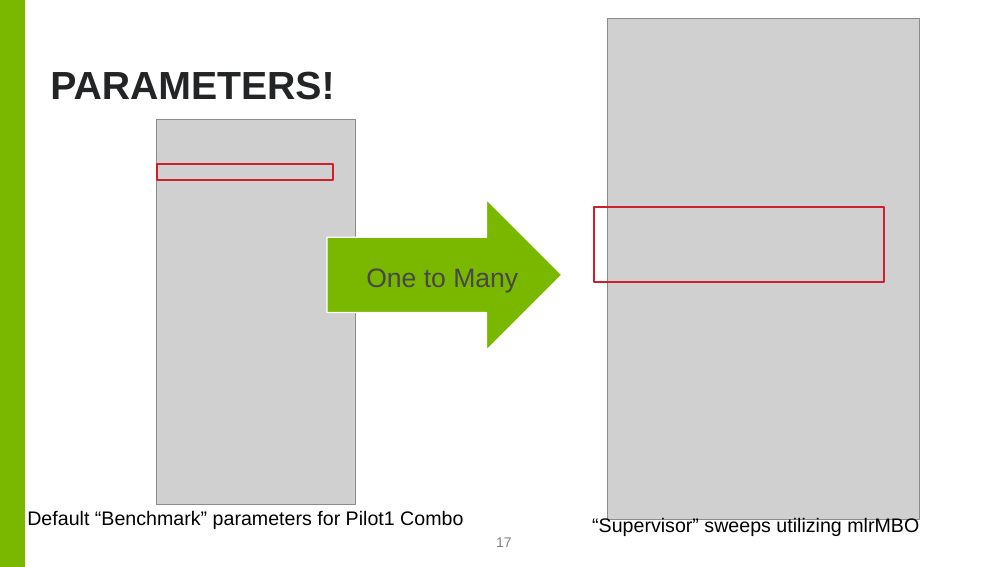
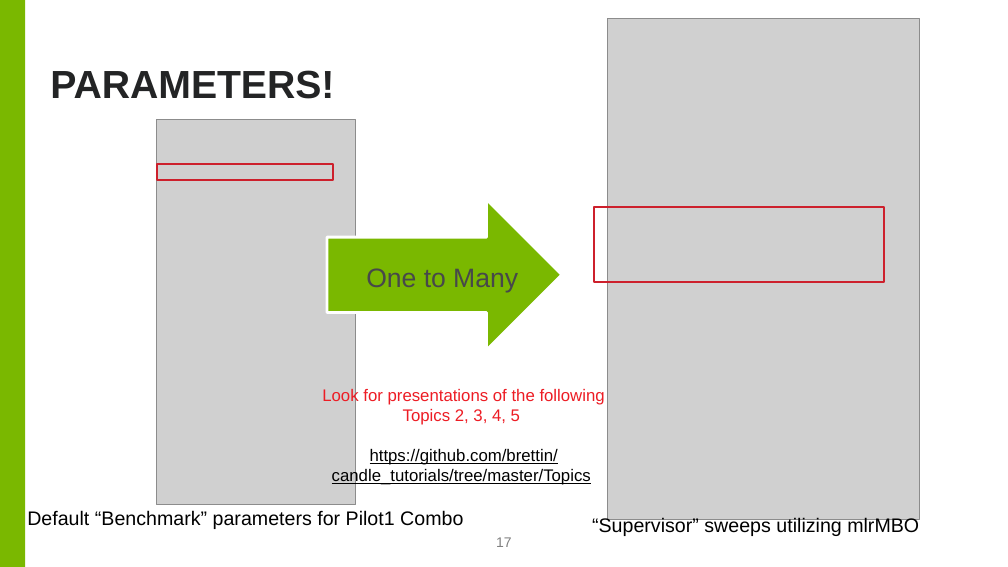
Before and after one commit to brettin/candle_tutorials, a slide deck: slide 17 of Topics/1_migrating_your_DNN_to_candle/CANDLE_Compliant_DNN.pptx. Drawn at 1008x567 pixels with LibreOffice and Linux fonts; fonts in the diff are those of the drawing; grey boxes stand for pictures; background and template pictures are left out. Boxes give left, top, right and bottom in pixels: in the first picture for what was removed or moved away, otherwise in the second. Text is boxed around its words. In the diff, an @@ line names an element or a change of style, - is before the commit and + after.

```diff
--- a/Topics/1_migrating_your_DNN_to_candle/CANDLE_Compliant_DNN.pptx
+++ b/Topics/1_migrating_your_DNN_to_candle/CANDLE_Compliant_DNN.pptx
@@ right arrow at bbox=[327, 200, 561, 351]: outline #FFFFFF 0.85 pt to #FFFFFF 2 pt; proportions changed @@
@@ text added at bbox=[322, 387, 605, 486], 12 pt, text #000000, underline @@
+Look for presentations of the following Topics 2, 3, 4, 5
+https://github.com/brettin/candle_tutorials/tree/master/Topics
```
Also in this commit, not shown: 6 other slides changed.
